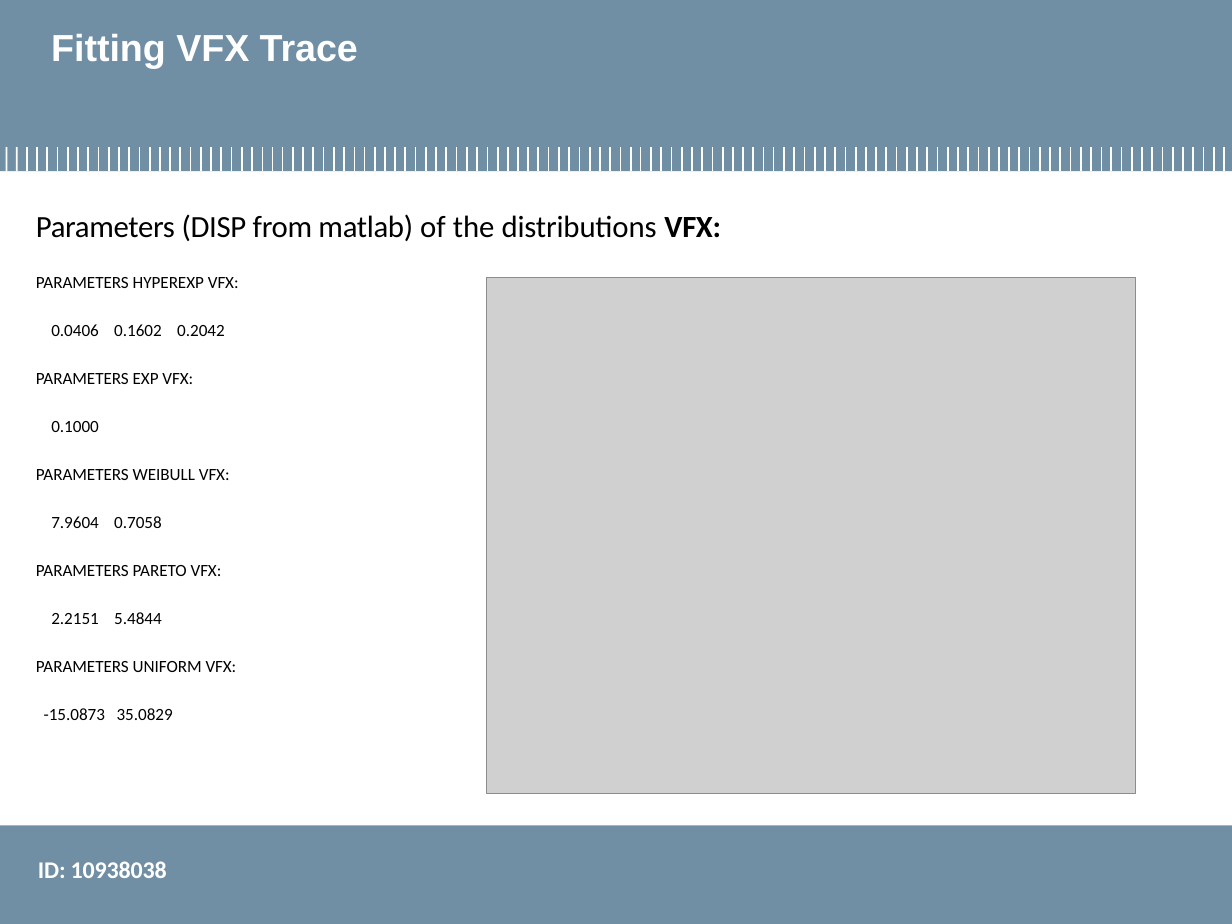
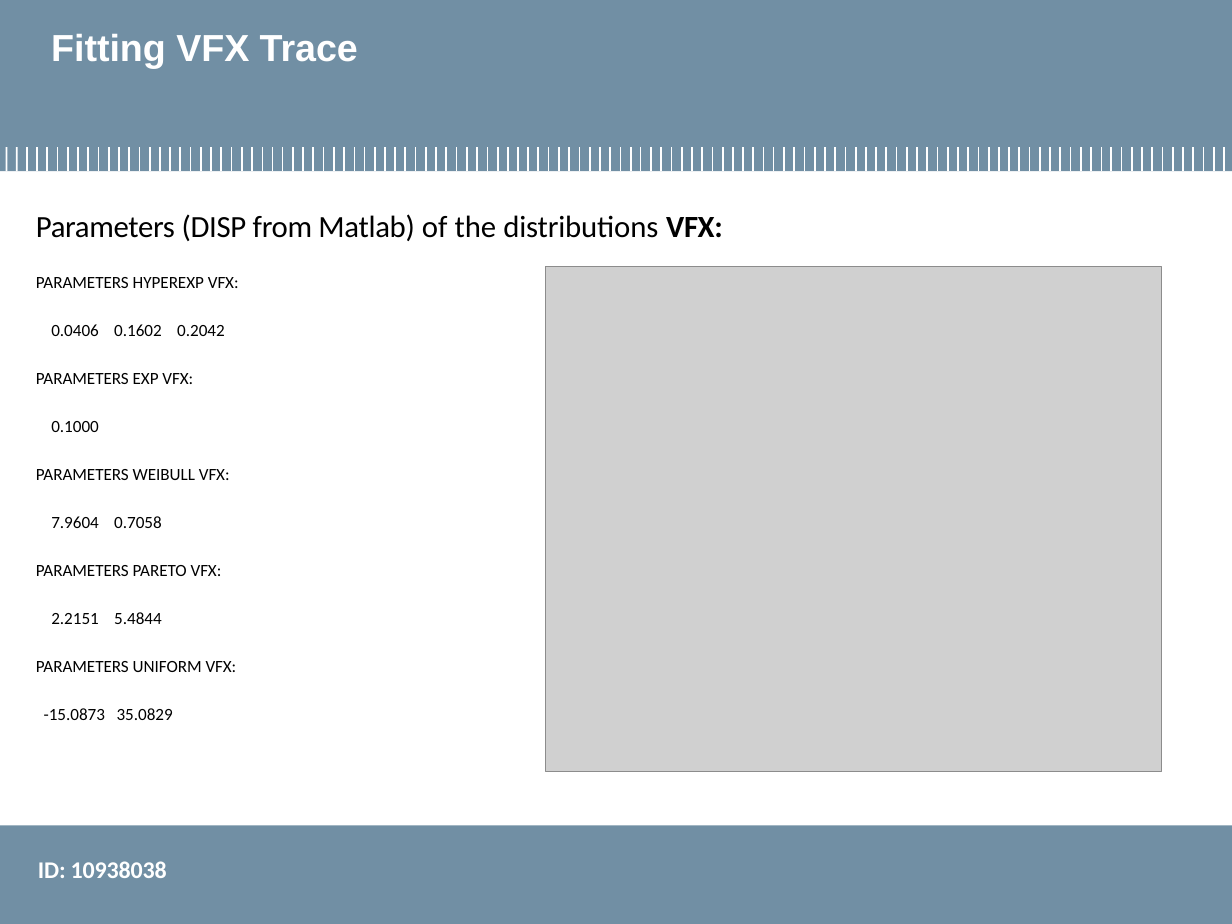
Before and after one commit to smn07/performance_evaluation_application, a slide deck: slide 6 of Final_Project/finalProject_10938038.pptx. Drawn at 1232x924 pixels with LibreOffice and Linux fonts; fonts in the diff are those of the drawing; grey boxes stand for pictures; background and template pictures are left out. Boxes give left, top, right and bottom in pixels: in the first picture for what was removed or moved away, otherwise in the second. Text is boxed around its words. In the diff, an @@ line names an element or a change of style, - is before the commit and + after.

```diff
--- a/Final_Project/finalProject_10938038.pptx
+++ b/Final_Project/finalProject_10938038.pptx
@@ text at (36, 214, 723, 241): text changed @@
-Parameters (DISP from matlab) of the distributions VFX:
+Parameters (DISP from Matlab) of the distributions VFX:
@@ picture: place and size @@
-picture at (487, 277, 1136, 793)
+picture at (546, 267, 1162, 771)
```
Also in this commit, not shown: 6 other slides changed, 1 other file.
